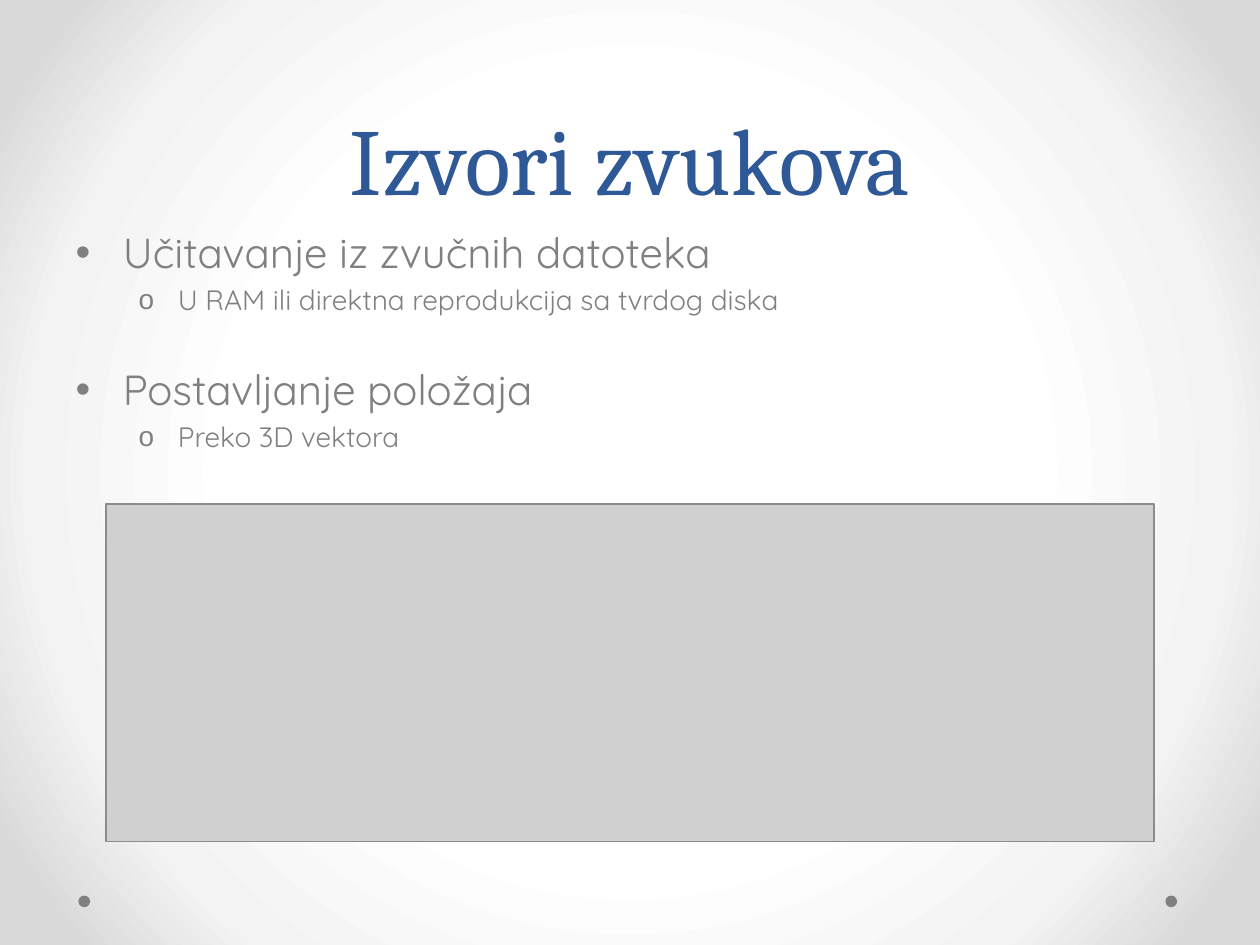
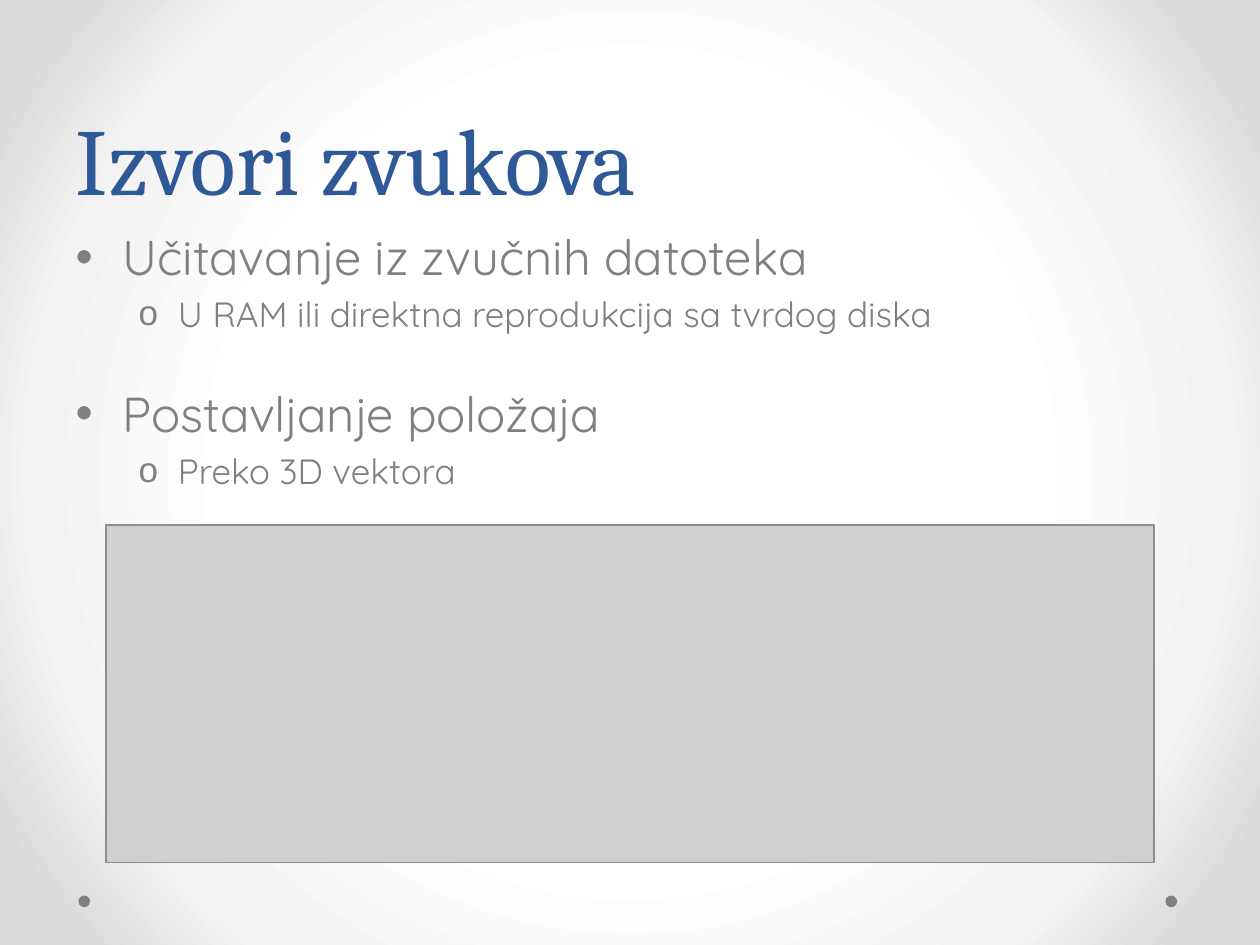
Before and after one commit to Bojanovski/IG-Project, a slide deck: slide 24 of Dokumentacija/Prezentacija.pptx (slide 11 before the commit). Drawn at 1260x945 pixels with LibreOffice and Linux fonts; fonts in the diff are those of the drawing; grey boxes stand for pictures. Boxes give left, top, right and bottom in pixels: in the first picture for what was removed or moved away, otherwise in the second. Text is boxed around its words. In the diff, an @@ line names an element or a change of style, - is before the commit and + after.

```diff
--- a/Dokumentacija/Prezentacija.pptx
+++ b/Dokumentacija/Prezentacija.pptx
@@ title "Izvori zvukova" at (76, 129, 636, 196): alignment centre to left @@
@@ text "Učitavanje iz zvučnih datoteka" at (123, 239, 932, 485): size 24 to 28 pt in "Učitavanje iz zvučnih datoteka", "Postavljanje položaja"; size 16 to 20 pt in "U RAM ili direktna reprodukcija sa tvrdog ...", "Preko 3D vektora" @@
@@ picture: place and size @@
-picture at (106, 504, 1154, 842)
+picture at (106, 525, 1154, 863)
```
Also in this commit, not shown: 9 other slides changed, 14 slides added.
